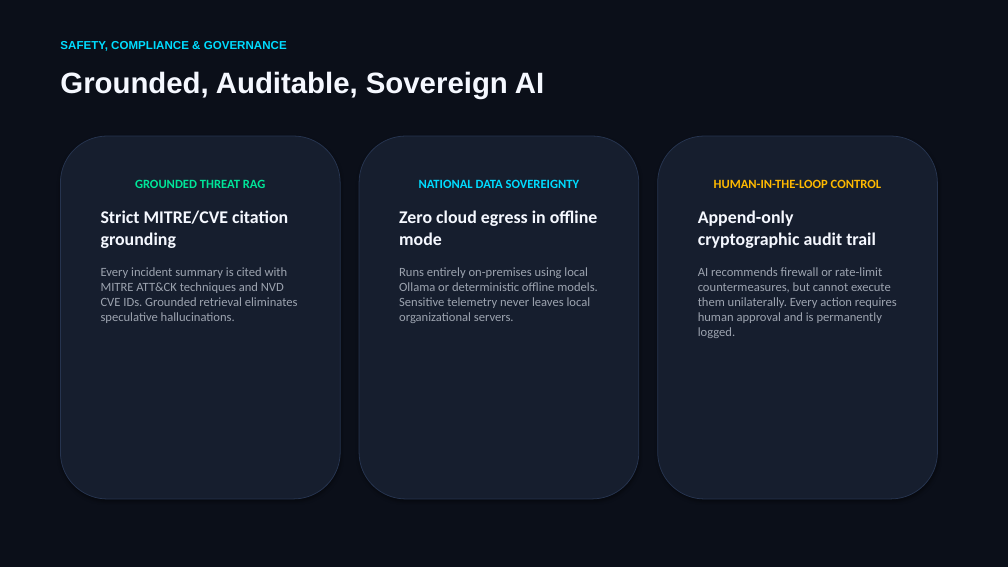
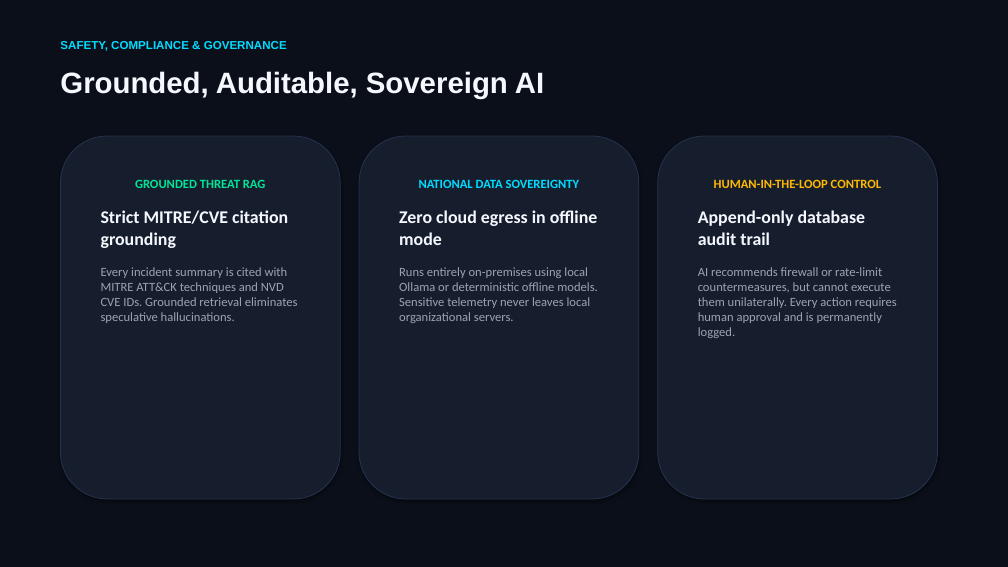
Before and after one commit to rahat4528/prohori-ai, a slide deck: slide 6 of docs/Prohori_AI_Pitch_Deck.pptx. Drawn at 1008x567 pixels with LibreOffice and Linux fonts; fonts in the diff are those of the drawing. Boxes give left, top, right and bottom in pixels: in the first picture for what was removed or moved away, otherwise in the second. Text is boxed around its words. In the diff, an @@ line names an element or a change of style, - is before the commit and + after.

Commit message:
docs(claims): align audit log terminology, replace cryptographic claims and add start-here checklist

```diff
--- a/docs/Prohori_AI_Pitch_Deck.pptx
+++ b/docs/Prohori_AI_Pitch_Deck.pptx
@@ text in rounded rectangle at [698, 210, 866, 245]: text changed @@
-Append-only cryptographic audit trail
+Append-only database audit trail
```
Also in this commit, not shown: 10 other files.
